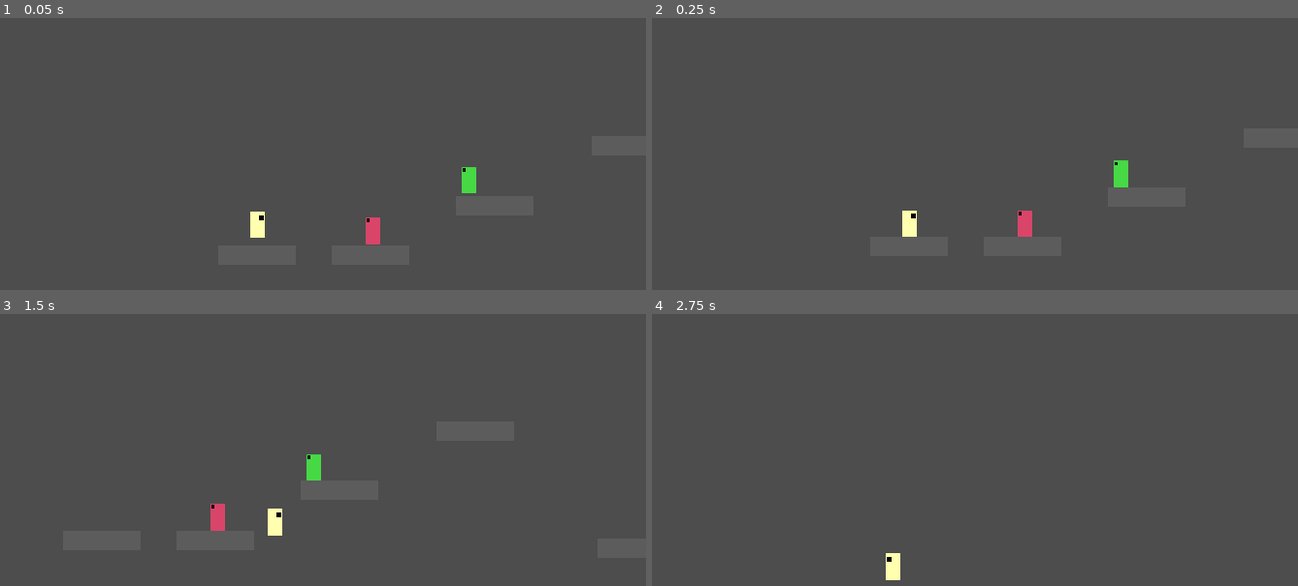
Above: before the commit, frames 1-4 (two rows, left to right).
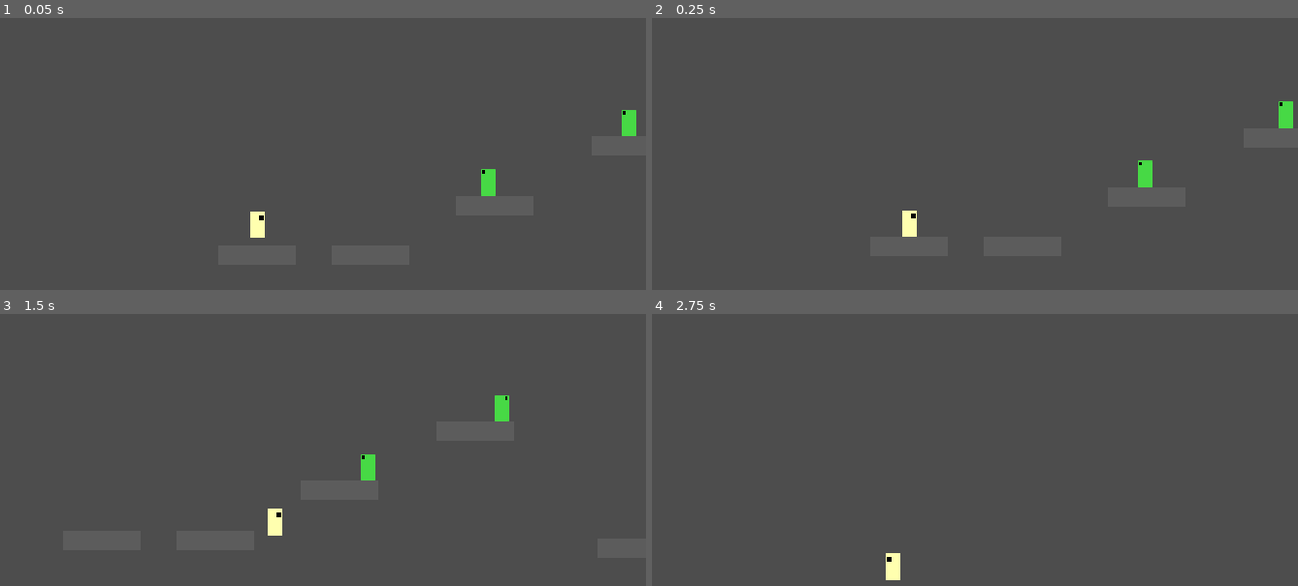
Above: after the commit, the same moments.

Repository: Jadelaawar42027/inferno-game-jam
Game: Godot game, scene res://scenes/levels/scene_1.tscn
Two runs of this game, one before a commit and one after it. Both use one fixed random seed, a clock stepped at 60 frames per second and the inputs below.
Inputs:
- Up to frame 1 (0.05 s): no input
- Up to frame 2 (0.25 s): no input
- Up to frame 3 (1.5 s): tap Enter at 0.5 s; hold D (move_right) from 0.53 s (still down); tap Space (jump) at 0.77 s
- Up to frame 4 (2.75 s): tap Space (jump) at 1.52 s; release D (move_right) at 2.03 s; hold A (move_left) from 2.03 s (still down)

The runs differ from the first frame. In frame 1, 0.9% of the frame differs, in the area x 56-99%, y 33-84%; in frame 2, 0.9%, in the area x 56-100%, y 30-81%; in frame 3, 0.9%; in frame 4, nothing differs.

Commit message:
Added basic pat for enemies using raycast

Diff:
--- a/scenes/enemies/enemy.tscn
+++ b/scenes/enemies/enemy.tscn
@@ -1,6 +1,6 @@
 [gd_scene format=3 uid="uid://s0mlbmx6yihv"]
 
-[ext_resource type="Script" uid="uid://cx30mg5bxp6r4" path="res://scripts/enemies/enemyInfantry.gd" id="1_38ino"]
+[ext_resource type="Script" uid="uid://bflvhcxl2d2ca" path="res://scripts/enemies/enemy.gd" id="1_6xk8f"]
 [ext_resource type="Texture2D" uid="uid://c6m46aup6amqy" path="res://assets/art/temp_enemy.svg" id="2_8e3ao"]
 [ext_resource type="Shader" uid="uid://bcycvorrmew66" path="res://scenes/enemies/hitflash.gdshader" id="2_38ino"]
 
@@ -18,8 +18,9 @@
 shader_parameter/additive_mix = 0.0
 
 [node name="Enemy" type="CharacterBody2D" unique_id=319771871]
+visible = false
 collision_layer = 4
-script = ExtResource("1_38ino")
+script = ExtResource("1_6xk8f")
 
 [node name="CollisionShape2D" type="CollisionShape2D" parent="." unique_id=220595465]
 position = Vector2(1, 0)
--- a/scenes/enemies/enemyInfantry.tscn
+++ b/scenes/enemies/enemyInfantry.tscn
@@ -1,6 +1,7 @@
 [gd_scene format=3 uid="uid://cnv77abw2gf6x"]
 
 [ext_resource type="PackedScene" uid="uid://s0mlbmx6yihv" path="res://scenes/enemies/enemy.tscn" id="1_7q55p"]
+[ext_resource type="Script" uid="uid://cx30mg5bxp6r4" path="res://scripts/enemies/enemyInfantry.gd" id="2_6xbgx"]
 [ext_resource type="Shader" uid="uid://bcycvorrmew66" path="res://scenes/enemies/hitflash.gdshader" id="2_08pws"]
 [ext_resource type="Texture2D" uid="uid://bwufakh3eeoq0" path="res://assets/art/temp_enemy_infantry.svg" id="3_08pws"]
 
@@ -12,7 +13,13 @@
 shader_parameter/additive_mix = 0.0
 
 [node name="Enemy" unique_id=319771871 instance=ExtResource("1_7q55p")]
+visible = true
+script = ExtResource("2_6xbgx")
 
 [node name="Sprite2D" parent="." index="2" unique_id=1340461075]
 material = SubResource("ShaderMaterial_6xbgx")
 texture = ExtResource("3_08pws")
+
+[node name="Check_Platform" type="RayCast2D" parent="." index="3" unique_id=703057103]
+position = Vector2(7, 0)
+target_position = Vector2(0, 16)
--- a/scenes/levels/scene_1.tscn
+++ b/scenes/levels/scene_1.tscn
@@ -29,4 +29,9 @@
 position = Vector2(95, -7)
 
 [node name="Enemy2" parent="." unique_id=1367007200 instance=ExtResource("4_drx3o")]
-position = Vector2(174, -49)
+visible = true
+position = Vector2(189, -47)
+
+[node name="Enemy3" parent="." unique_id=1746525357 instance=ExtResource("4_drx3o")]
+visible = true
+position = Vector2(305, -95)
--- a/scripts/enemies/enemyInfantry.gd
+++ b/scripts/enemies/enemyInfantry.gd
@@ -9,6 +9,7 @@
 #Walk vars
 var SPEED_WALK = 20
 var PATROL_RANGE = 10
+var DIRECTION = 1
 
 #Chase vars
 var SPEED_CHASE = 30
@@ -21,9 +22,33 @@
 var LUNGE_TIME
 var COOLDOWN
 
+#baseline movement function that will reach out to others
+
+func _physics_process(delta: float) -> void:
+	if CURRENTSTATE == STATES.PATROL:
+		_enemyInfantry_patrol(delta)
+	elif CURRENTSTATE == STATES.CHASE:
+		_enemyInfantry_chase(delta)
+	elif CURRENTSTATE == STATES.LUNGE:
+		_enemyInfantry_lunge(delta)
+	super(delta)
 
 #Enemy patrol
+func _enemyInfantry_patrol(delta):
+	velocity.x = SPEED_WALK * DIRECTION
+	if not $Check_Platform.is_colliding():
+		if is_on_floor():
+			DIRECTION = DIRECTION * -1
+
+			#Flips the asset and raycast
+			$Sprite2D.flip_h = DIRECTION == -1
+			$Check_Platform.position.x = 7 * DIRECTION
+
 
 #Enemy chase
+func _enemyInfantry_chase(delta):
+	pass
 
 #Melee lunge
+func _enemyInfantry_lunge(delta):
+	pass
Not shown, added: scenes/enemies/enemy.tscn6581811208.tmp
